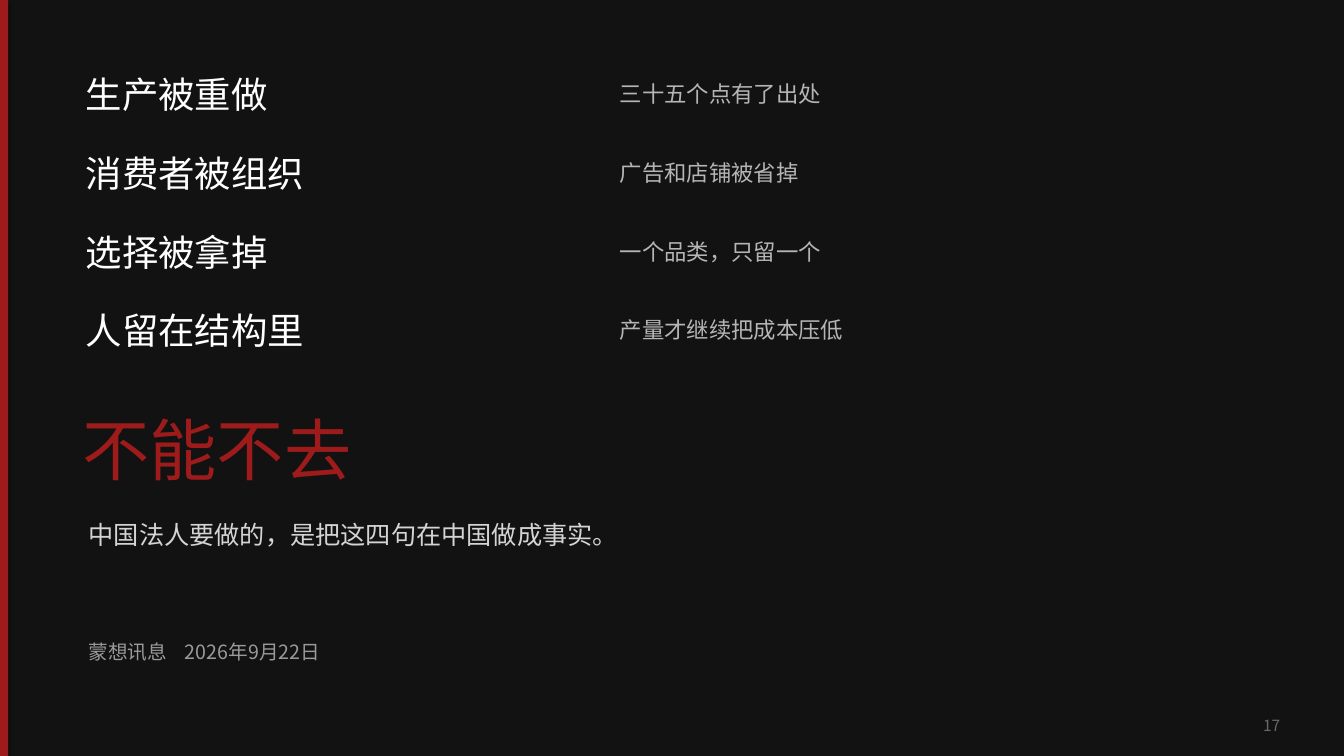
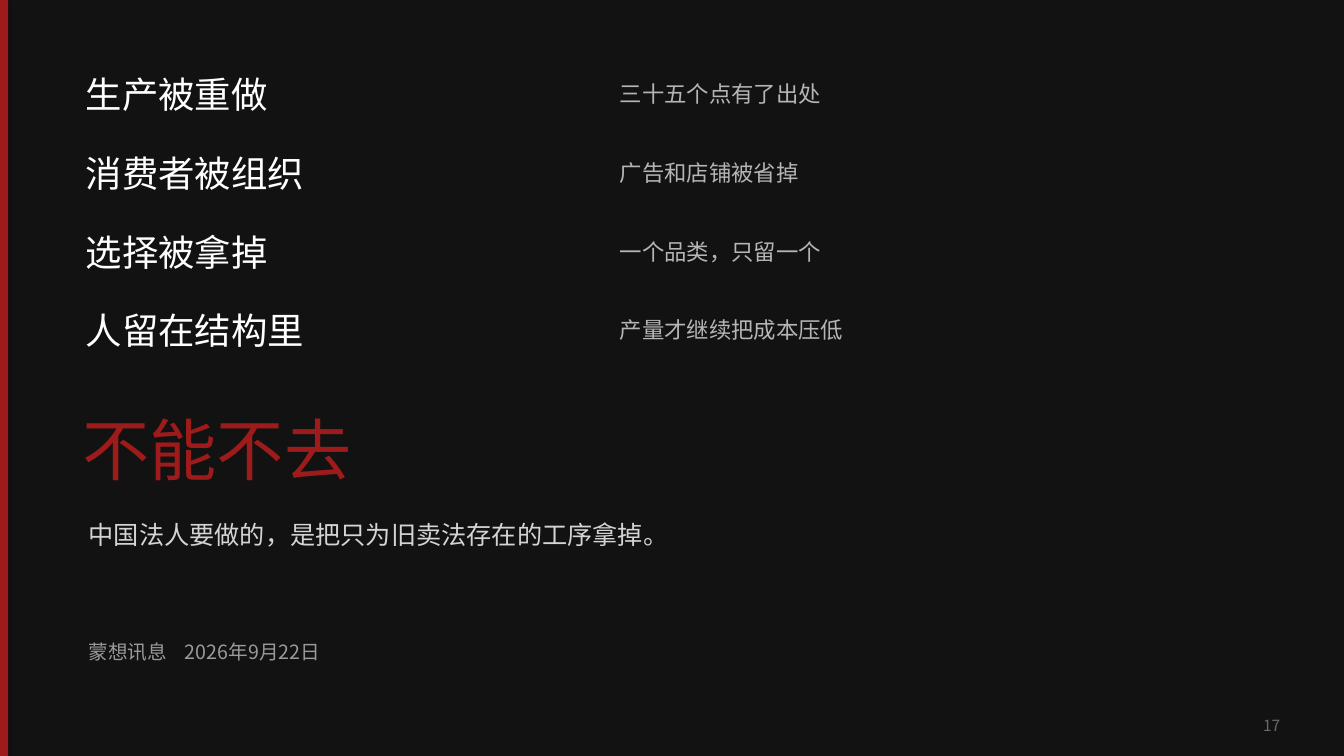
Before and after one commit to headshot9999/xiaoyi, a slide deck: slide 17 of 艾多美何以成为100兆韩元企业.pptx. Drawn at 1344x756 pixels with LibreOffice and Linux fonts; fonts in the diff are those of the drawing. Boxes give left, top, right and bottom in pixels: in the first picture for what was removed or moved away, otherwise in the second. Text is boxed around its words. In the diff, an @@ line names an element or a change of style, - is before the commit and + after.

```diff
--- a/艾多美何以成为100兆韩元企业.pptx
+++ b/艾多美何以成为100兆韩元企业.pptx
@@ text at box(89, 522, 669, 547): text changed @@
-中国法人要做的，是把这四句在中国做成事实。
+中国法人要做的，是把只为旧卖法存在的工序拿掉。
```
Also in this commit, not shown: 1 other slide changed, 3 slides added, 3 slides removed, 3 other files.
